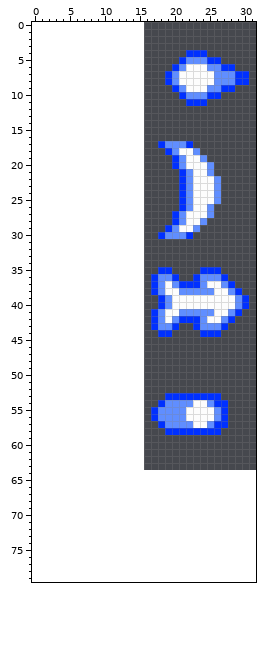
Two versions of one sprite sheet, game/humanshots.png. That is the earlier state.
The file is 16x64 pixels. The old version is drawn lined up with the new one, on the new canvas.
New version:
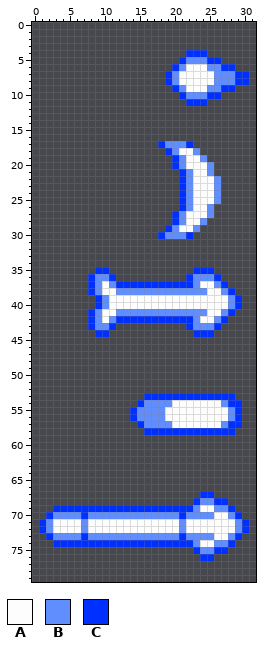
Palette (. is transparent): A #fdfdfd  B #608eff  C #0030ff
Change:
canvas 16x64 -> 32x80, the old top-left corner now at 16,0
@@ x 0..31 @@
 34 ................................
-35 ..................CC....CCC.....
-36 .................CBBC..CBBBC....
-37 .................CBABCCCBAABC...
-38 .................CBAABBBBBAABC..
-39 ..................CBAAAAAAAAABC.
-40 ..................CBAAAAAAAAABC.
-41 .................CBAABBBBBAABC..
-42 .................CBABCCCBAABC...
-43 .................CBBC..CBBBC....
-44 ..................CC....CCC.....
+35 .........CC............CCC......
+36 ........CBBC..........CBBBC.....
+37 ........CBABCCCCCCCCCCCBAABC....
+38 ........CBAABBBBBBBBBBBBBAABC...
+39 .........CBAAAAAAAAAAAAAAAAABC..
+40 .........CBAAAAAAAAAAAAAAAAABC..
+41 ........CBAABBBBBBBBBBBBBAABC...
+42 ........CBABCCCCCCCCCCCBAABC....
+43 ........CBBC..........CBBBC.....
+44 .........CC............CCC......
 45 ................................
@@ x 12..31 @@
 52 ....................
-53 .......CCCCCCCC.....
-54 ......CBBBBAABCC....
-55 .....CBBBBAAAABC....
-56 .....CBBBBAAAABC....
-57 ......CBBBBAABCC....
-58 .......CCCCCCCC.....
+53 ....CCCCCCCCCCCCC...
+54 ...CBBBBAAAAAAABCC..
+55 ..CBBBBAAAAAAAAABC..
+56 ..CBBBBAAAAAAAAABC..
+57 ...CBBBBAAAAAAABCC..
+58 ....CCCCCCCCCCCCC...
 59 ....................
@@ x 0..31 @@
 66 ................................
-67 ................................
-68 ................................
-69 ................................
-70 ................................
-71 ................................
-72 ................................
-73 ................................
-74 ................................
-75 ................................
-76 ................................
+67 ........................CC......
+68 .......................CBBCC....
+69 ...CCCCCCCCCCCCCCCCCCCCBAABBC...
+70 ..CBBBBCBBBBBBBBBBBBBCBBBBAABC..
+71 .CBAAAABAAAAAAAAAAAAABAAAAAAABC.
+72 .CBAAAABAAAAAAAAAAAAABAAAAAAABC.
+73 ..CBBBBCBBBBBBBBBBBBBCBBBBAABC..
+74 ...CCCCCCCCCCCCCCCCCCCCBAABBC...
+75 .......................CBBCC....
+76 ........................CC......
 77 ................................
